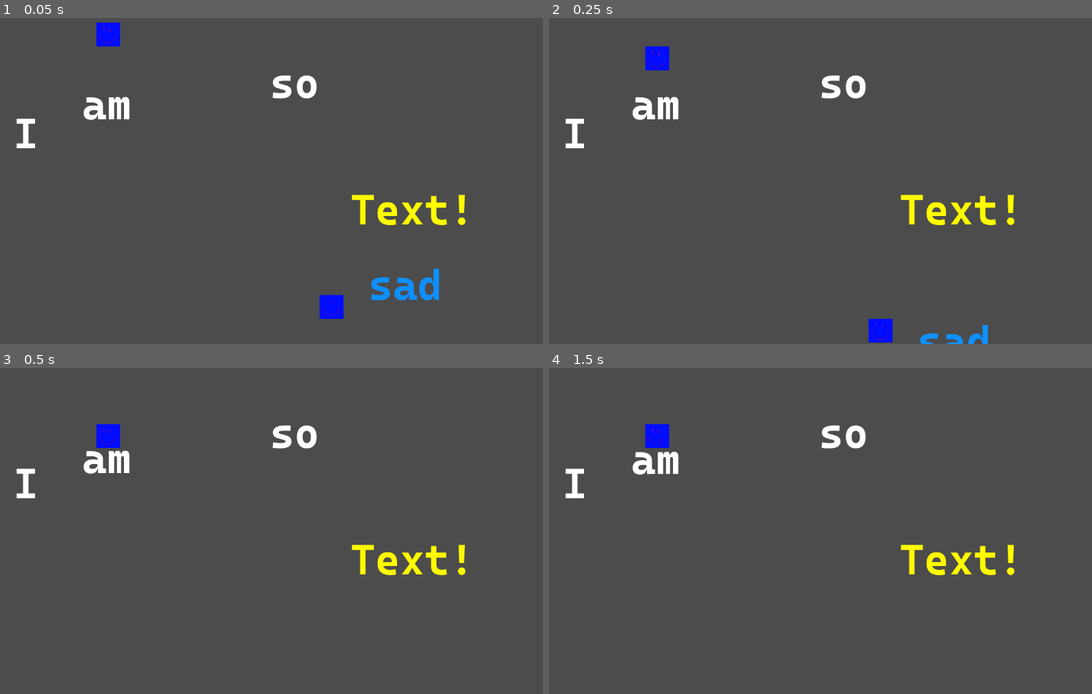
Above: before the commit, frames 1-4 (two rows, left to right).
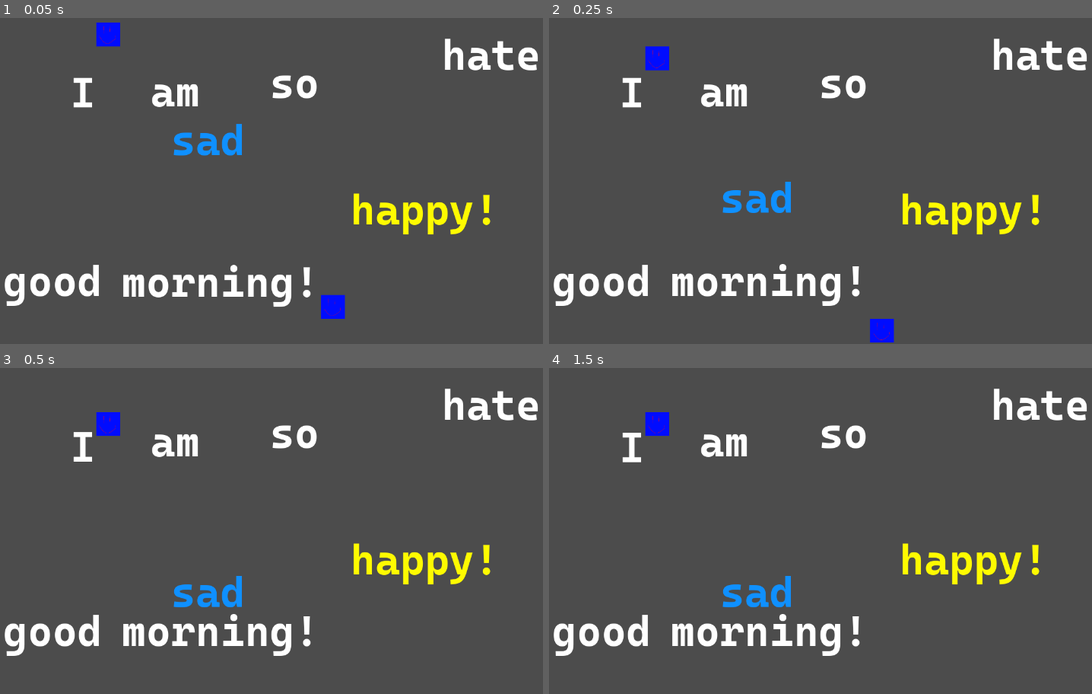
Above: after the commit, the same moments.

Repository: NitroGuy10/Chillennium2023
Game: Godot game, scene res://assets/Levels/Test_Level.tscn
The game is run twice, just before and just after one commit, with the same random seed, the same clock (stepped at 60 frames per second) and the same inputs.
Inputs:
- Up to frame 1 (0.05 s): no input
- Up to frame 2 (0.25 s): no input
- Up to frame 3 (0.5 s): no input
- Up to frame 4 (1.5 s): hold Right (ui_right) from 0.53 s (still down); tap Up (ui_up) at 0.77 s; tap Enter at 1.25 s

The runs differ from the first frame. In frame 1, 6.6% of the frame differs, in the area x 0-100%, y 6-93%; in frame 2, 6.3%; in frame 3, 6.3%; in frame 4, 6.3%.

Commit message:
Breaking platforms

Diff:
--- a/assets/Levels/Test_Level.tscn
+++ b/assets/Levels/Test_Level.tscn
@@ -1,9 +1,10 @@
-[gd_scene load_steps=5 format=2]
+[gd_scene load_steps=6 format=2]
 
 [ext_resource path="res://assets/Objects/Player.tscn" type="PackedScene" id=1]
 [ext_resource path="res://assets/Objects/PushableWord.tscn" type="PackedScene" id=2]
 [ext_resource path="res://assets/SoundEffects/piano_b.mp3" type="AudioStream" id=3]
 [ext_resource path="res://assets/Objects/WordPlatformInteractable.tscn" type="PackedScene" id=4]
+[ext_resource path="res://assets/Objects/WordPlatformBreak.tscn" type="PackedScene" id=5]
 
 [node name="Test_Level" type="Node2D"]
 
@@ -21,6 +22,7 @@
 __meta__ = {
 "_edit_group_": true
 }
+textString = "happy!"
 
 [node name="RichTextLabel" parent="WordPlatformInteractable4/WordPlatformText" index="0"]
 custom_colors/default_color = Color( 1, 0.984314, 0, 1 )
@@ -46,7 +48,7 @@
 stream = ExtResource( 3 )
 
 [node name="PushableWord" parent="." instance=ExtResource( 2 )]
-position = Vector2( 793, 571 )
+position = Vector2( 378, 256 )
 scale = Vector2( 1.00516, 1 )
 __meta__ = {
 "_edit_group_": true
@@ -61,18 +63,35 @@
 text = "sad"
 
 [node name="WordPlatformInteractable" parent="." instance=ExtResource( 4 )]
-position = Vector2( 47, 267 )
+position = Vector2( 167, 181 )
 textString = "I"
 
 [node name="WordPlatformInteractable2" parent="." instance=ExtResource( 4 )]
-position = Vector2( 191, 206 )
+position = Vector2( 335, 179 )
 textString = "am"
+
+[node name="WordPlatformBreak" parent="." instance=ExtResource( 5 )]
+position = Vector2( 948, 102 )
+
+[node name="WordPlatformInteractable" parent="WordPlatformBreak" index="0"]
+textString = "hate"
 
 [node name="WordPlatformInteractable3" parent="." instance=ExtResource( 4 )]
 position = Vector2( 586, 161 )
 textString = "so"
 
+[node name="WordPlatformInteractable5" parent="." instance=ExtResource( 4 )]
+position = Vector2( 25, 577 )
+textString = "good"
+
+[node name="WordPlatformInteractable6" parent="." instance=ExtResource( 4 )]
+position = Vector2( 274, 577 )
+textString = "morning!"
+
 [editable path="WordPlatformInteractable4"]
 [editable path="WordPlatformInteractable4/WordPlatformText"]
 [editable path="PushableWord"]
 [editable path="PushableWord/RigidBody2D/WordPlatformText"]
+[editable path="WordPlatformBreak"]
+[editable path="WordPlatformBreak/WordPlatformInteractable"]
+[editable path="WordPlatformBreak/WordPlatformInteractable/WordPlatformText"]
--- /dev/null
+++ b/assets/Objects/WordPlatformBreak.gd
@@ -0,0 +1,54 @@
+extends Node2D
+
+# Declare member variables here. Examples:
+# var a = 2
+# var b = "text"
+
+export var timeToBreak = 1
+
+var breaking = false
+var falling = false
+
+var breakingFlipflop = false
+var breakingFrame = false
+var yVelocity = 0
+
+
+# Called when the node enters the scene tree for the first time.
+func _ready():
+	$BreakTimer.wait_time = timeToBreak
+
+
+# Called every frame. 'delta' is the elapsed time since the previous frame.
+func _process(delta):
+	if breaking:
+		if breakingFrame:
+			if breakingFlipflop:
+				$WordPlatformInteractable/WordPlatformText.position.x += rand_range(-10, 10)
+				$WordPlatformInteractable/WordPlatformText.position.y += rand_range(-10, 10)
+			else:
+				$WordPlatformInteractable/WordPlatformText.position.x = 0
+				$WordPlatformInteractable/WordPlatformText.position.y = -10
+			breakingFlipflop = !breakingFlipflop
+		breakingFrame = !breakingFrame
+
+
+func _physics_process(delta):
+	if !breaking and $WordPlatformInteractable/CollisionStuff/Area2D.pressed:
+		breaking = true
+		$BreakTimer.start()
+
+	if falling:
+		yVelocity += 100 * delta
+		position.y += yVelocity
+
+
+func _on_BreakTimer_timeout():
+#	visible = false
+	$WordPlatformInteractable/CollisionStuff/StaticBody2D/CollisionShape2D.disabled = true
+	$FallTimer.start()
+	falling = true
+
+
+func _on_FallTimer_timeout():
+	queue_free()
--- /dev/null
+++ b/assets/Objects/WordPlatformBreak.tscn
@@ -0,0 +1,25 @@
+[gd_scene load_steps=3 format=2]
+
+[ext_resource path="res://assets/Objects/WordPlatformBreak.gd" type="Script" id=1]
+[ext_resource path="res://assets/Objects/WordPlatformInteractable.tscn" type="PackedScene" id=2]
+
+[node name="WordPlatformBreak" type="Node2D"]
+script = ExtResource( 1 )
+
+[node name="WordPlatformInteractable" parent="." instance=ExtResource( 2 )]
+
+[node name="RichTextLabel" parent="WordPlatformInteractable/WordPlatformText" index="0"]
+text = "break"
+
+[node name="FallTimer" type="Timer" parent="."]
+wait_time = 3.0
+one_shot = true
+
+[node name="BreakTimer" type="Timer" parent="."]
+one_shot = true
+
+[connection signal="timeout" from="FallTimer" to="." method="_on_FallTimer_timeout"]
+[connection signal="timeout" from="BreakTimer" to="." method="_on_BreakTimer_timeout"]
+
+[editable path="WordPlatformInteractable"]
+[editable path="WordPlatformInteractable/WordPlatformText"]
--- a/assets/Objects/WordPlatformInteractable.tscn
+++ b/assets/Objects/WordPlatformInteractable.tscn
@@ -13,6 +13,9 @@
 
 [node name="WordPlatformText" parent="." instance=ExtResource( 2 )]
 position = Vector2( 0, -10 )
+
+[node name="RichTextLabel" parent="WordPlatformText" index="0"]
+text = "pltfrm"
 
 [node name="CollisionStuff" type="Node2D" parent="."]
 position = Vector2( 0, -3 )
--- a/assets/Objects/WordPlatformInteractableStaticBody2D.gd
+++ b/assets/Objects/WordPlatformInteractableStaticBody2D.gd
@@ -22,8 +22,9 @@
 	var richTextLabel = get_parent().get_parent().get_node("WordPlatformText/RichTextLabel")
 	richTextLabel.text = get_parent().get_parent().textString
 	textBounds = richTextLabel.get_font("normal_font").get_string_size(richTextLabel.text) / 2
-	$CollisionShape2D.shape.extents = textBounds  # Both collisionboxes use the same shape, so we only gotta change the shape once
+	$CollisionShape2D.scale = textBounds
 	$CollisionShape2D.position = Vector2(textBounds.x, textBounds.y - 10)
+	get_parent().get_node("StaticBody2D/CollisionShape2D").scale = textBounds
 	get_parent().get_node("StaticBody2D/CollisionShape2D").position = textBounds
 
 
